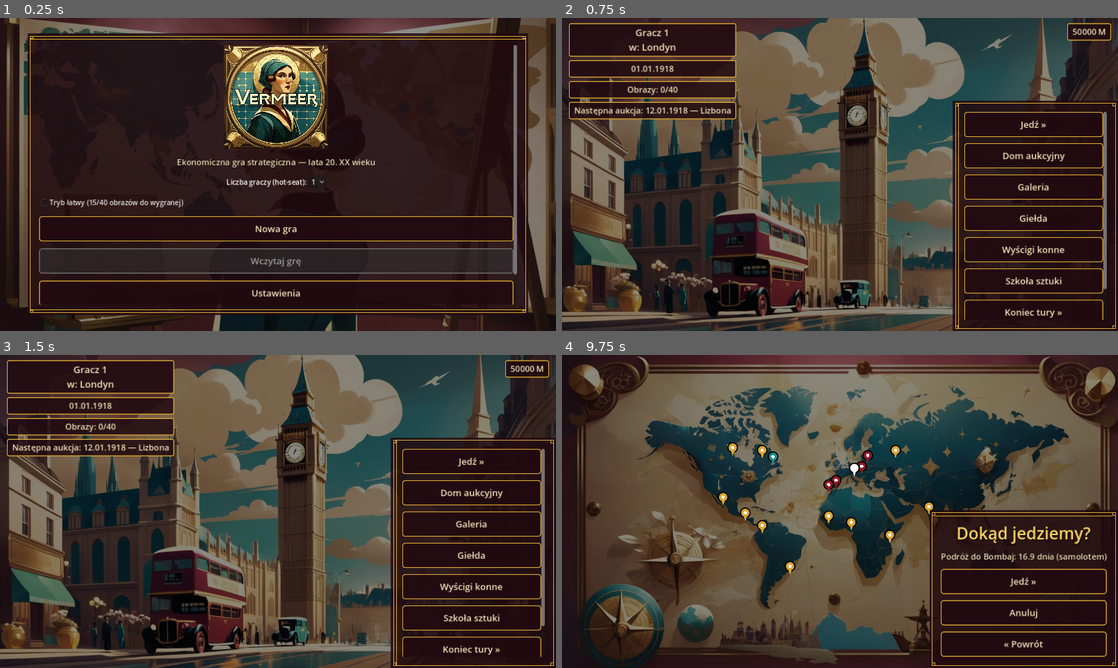
Above: before the commit, frames 1-4 (two rows, left to right).
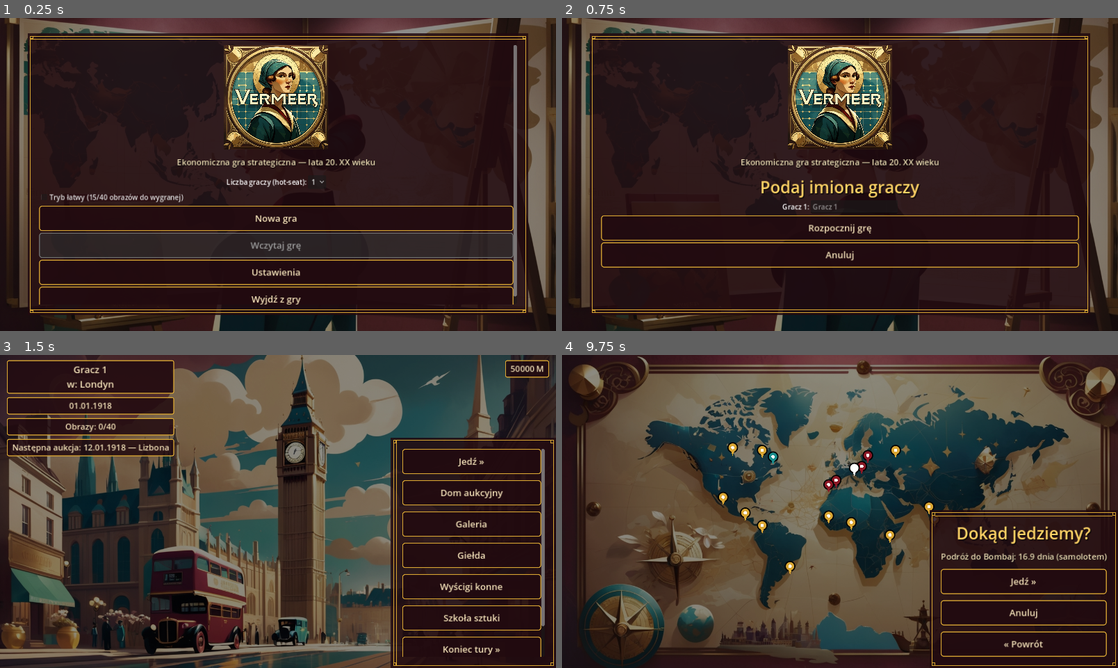
Above: after the commit, the same moments.

Repository: cinekm20/the-forger-retro-tycoon
Game: Godot game, scene res://scenes/main_menu/MainMenu.tscn
Same seed, same stepped clock (60 frames per second), same inputs: the game is played once before the commit and once after it.
Inputs (mouse positions are in pixels of both pictures, inside the frame that each line leads up to):
- Up to frame 1 (0.25 s): no input
- Up to frame 2 (0.75 s): click "Nowa gra" at 0.5 s
- Up to frame 3 (1.5 s): click (278, 564) at 1.25 s, where only the run after the commit has a clickable "Rozpocznij grę"
- Up to frame 4 (9.75 s): click "Jedź »" at 2 s; click (867, 458) at 3.52 s; click "Anuluj" at 4.25 s; click (834, 483) at 5.02 s; click (862, 467) at 5.77 s; click "Anuluj" at 6.5 s; click (828, 486) at 7.27 s; click (856, 470) at 8.02 s; click (895, 452) at 8.77 s; click (928, 508) at 9.52 s

The runs differ from the first frame. In frame 1, 7.8% of the frame differs, in the area x 7-93%, y 56-92%; in frame 2, 63%, in the area x 0-100%, y 0-100%; in frame 3, nothing differs; in frame 4, less than 0.1%.

Commit message:
Dodaj pytanie o imiona graczy przy zakładaniu nowej gry
Po kliknięciu "Nowa gra" w menu głównym pojawia się teraz krok z polami
na imiona (tyle, ile wybrano graczy) zamiast od razu startować z
domyślnymi "Gracz 1"/"Gracz 2"... Puste pole zachowuje domyślną nazwę.

Diff:
--- a/game/scenes/main_menu/MainMenu.gd
+++ b/game/scenes/main_menu/MainMenu.gd
@@ -2,11 +2,15 @@
 
 var easy_mode_check: CheckBox
 var player_count_option: OptionButton
+var setup_section: VBoxContainer
+var name_section: VBoxContainer
+var name_edits: Array[LineEdit] = []
+var root: VBoxContainer
 
 
 func _ready() -> void:
 	ScreenHelpers.make_background(self, "res://art/backgrounds/main_menu_title.jpg")
-	var root := ScreenHelpers.make_root(self)
+	root = ScreenHelpers.make_root(self)
 
 	## Logo ma już wpisany napis "VERMEER" w swojej grafice (styl art déco
 	## zgodny z resztą gry) — zastępuje zwykły tekstowy tytuł zamiast leżeć
@@ -22,9 +26,12 @@
 
 	ScreenHelpers.make_label(root, "Ekonomiczna gra strategiczna — lata 20. XX wieku")
 
+	setup_section = VBoxContainer.new()
+	root.add_child(setup_section)
+
 	var player_row := HBoxContainer.new()
 	player_row.alignment = BoxContainer.ALIGNMENT_CENTER
-	root.add_child(player_row)
+	setup_section.add_child(player_row)
 	var player_caption := Label.new()
 	player_caption.text = "Liczba graczy (hot-seat):"
 	player_row.add_child(player_caption)
@@ -35,30 +42,73 @@
 
 	easy_mode_check = CheckBox.new()
 	easy_mode_check.text = tr("Tryb łatwy (%d/%d obrazów do wygranej)") % [Paintings.EASY_WIN_THRESHOLD, Paintings.CATALOG.size()]
-	root.add_child(easy_mode_check)
+	setup_section.add_child(easy_mode_check)
 
-	ScreenHelpers.make_button(root, "Nowa gra", func():
-		Calendar.reset_new_game()
-		Economy.reset_new_game()
-		Crops.reset_new_game()
-		Paintings.reset_new_game(easy_mode_check.button_pressed)
-		Auctions.reset_new_game()
-		ShippingCompanies.reset_new_game()
-		ForwardContracts.reset_new_game()
-		AIPlayers.reset_new_game()
-		PlayerPlantations.reset_new_game()
-		Travel.reset_new_game()
-		Security.reset_new_game()
-		Players.reset_new_game(player_count_option.selected + 1)
-		GameState.reset_new_game()
-		SceneRouter.goto_hub()
-	)
+	ScreenHelpers.make_button(setup_section, "Nowa gra", _show_name_entry)
 
-	var continue_btn := ScreenHelpers.make_button(root, "Wczytaj grę", func():
+	var continue_btn := ScreenHelpers.make_button(setup_section, "Wczytaj grę", func():
 		SaveGame.load_game()
 		SceneRouter.goto_hub()
 	)
 	continue_btn.disabled = not SaveGame.has_save()
 
-	ScreenHelpers.make_button(root, "Ustawienia", func(): SceneRouter.goto_scene(SceneRouter.SETTINGS))
-	ScreenHelpers.make_button(root, "Wyjdź z gry", func(): get_tree().quit())
+	ScreenHelpers.make_button(setup_section, "Ustawienia", func(): SceneRouter.goto_scene(SceneRouter.SETTINGS))
+	ScreenHelpers.make_button(setup_section, "Wyjdź z gry", func(): get_tree().quit())
+
+	name_section = VBoxContainer.new()
+	name_section.visible = false
+	root.add_child(name_section)
+
+
+## Zamiast od razu startować grę z domyślnymi nazwami "Gracz 1"/"Gracz 2"...,
+## po kliknięciu "Nowa gra" pytamy o imiona graczy (tyle pól, ile wybrano w
+## "Liczba graczy") — ważne zwłaszcza w hot-seat, żeby każdy wiedział, kiedy
+## jest jego tura (patrz Hub.gd _update_status, Gallery.gd lista graczy).
+func _show_name_entry() -> void:
+	for child in name_section.get_children():
+		child.queue_free()
+	name_edits.clear()
+
+	ScreenHelpers.make_title(name_section, "Podaj imiona graczy")
+
+	var count := player_count_option.selected + 1
+	for i in count:
+		var row := HBoxContainer.new()
+		row.alignment = BoxContainer.ALIGNMENT_CENTER
+		name_section.add_child(row)
+		var caption := Label.new()
+		caption.text = tr("Gracz %d:") % (i + 1)
+		row.add_child(caption)
+		var edit := LineEdit.new()
+		edit.placeholder_text = tr("Gracz %d") % (i + 1)
+		edit.custom_minimum_size = Vector2(200, 0)
+		row.add_child(edit)
+		name_edits.append(edit)
+
+	ScreenHelpers.make_button(name_section, "Rozpocznij grę", _on_start_confirmed)
+	ScreenHelpers.make_button(name_section, "Anuluj", func():
+		name_section.visible = false
+		setup_section.visible = true
+	)
+
+	setup_section.visible = false
+	name_section.visible = true
+
+
+func _on_start_confirmed() -> void:
+	Calendar.reset_new_game()
+	Economy.reset_new_game()
+	Crops.reset_new_game()
+	Paintings.reset_new_game(easy_mode_check.button_pressed)
+	Auctions.reset_new_game()
+	ShippingCompanies.reset_new_game()
+	ForwardContracts.reset_new_game()
+	AIPlayers.reset_new_game()
+	PlayerPlantations.reset_new_game()
+	Travel.reset_new_game()
+	Security.reset_new_game()
+	Players.reset_new_game(player_count_option.selected + 1)
+	GameState.reset_new_game()
+	for i in name_edits.size():
+		Players.set_player_name(i, name_edits[i].text)
+	SceneRouter.goto_hub()
--- a/game/scripts/autoload/Players.gd
+++ b/game/scripts/autoload/Players.gd
@@ -39,6 +39,14 @@
 
 func is_multiplayer() -> bool:
 	return player_count > 1
+
+
+func set_player_name(index: int, player_name: String) -> void:
+	if index < 0 or index >= player_names.size():
+		return
+	var trimmed := player_name.strip_edges()
+	if trimmed != "":
+		player_names[index] = trimmed
 
 
 func active_name() -> String:
--- a/game/translations/ui.csv
+++ b/game/translations/ui.csv
@@ -193,3 +193,7 @@
 Koń w krajobrazie,Horse in a Landscape,Pferd in Landschaft
 Targ w Tunisie,Market in Tunis,Markt in Tunis
 Wiadukt w L'Estaque,Viaduct at L'Estaque,Viadukt in L'Estaque
+Podaj imiona graczy,Enter player names,Namen der Spieler eingeben
+Gracz %d:,Player %d:,Spieler %d:
+Gracz %d,Player %d,Spieler %d
+Rozpocznij grę,Start game,Spiel starten
